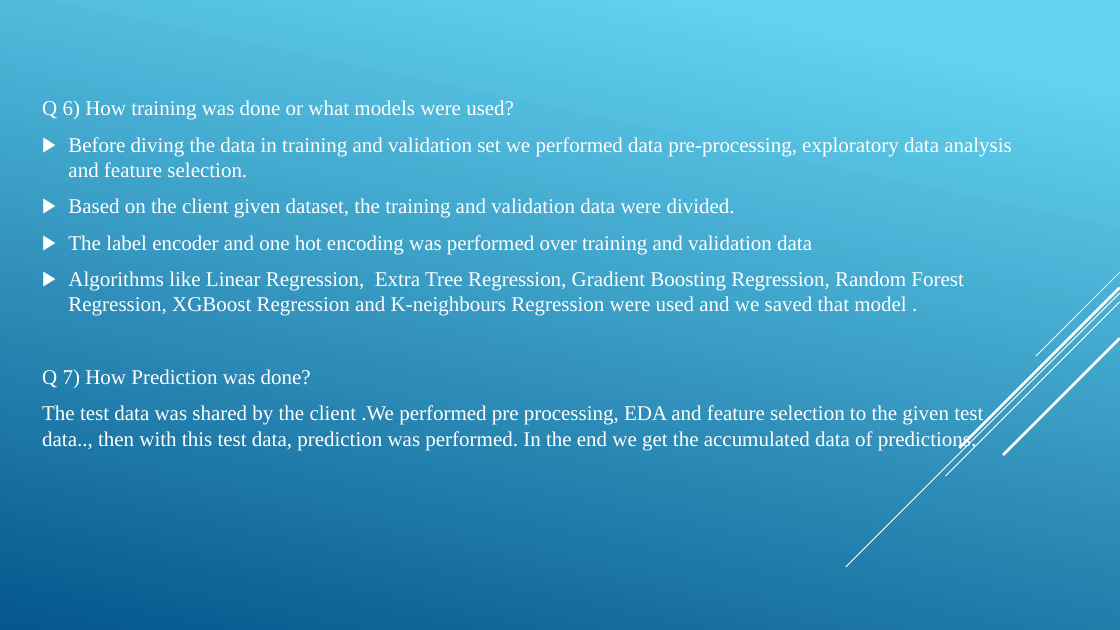
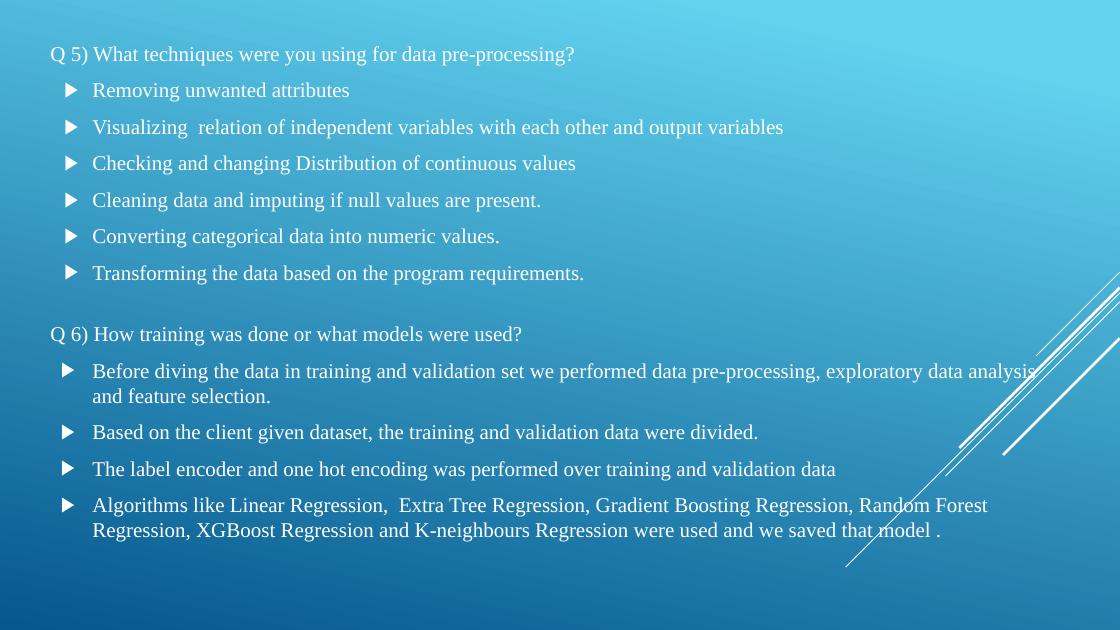
Before and after one commit to ashokkumars01/Stores-Sales-Prediction, a slide deck: slide 10 of Docs/DPR_Store_Sales_Prediction.pptx (slide 11 before the commit). Drawn at 1120x630 pixels with LibreOffice and Linux fonts; fonts in the diff are those of the drawing. Boxes give left, top, right and bottom in pixels: in the first picture for what was removed or moved away, otherwise in the second. Text is boxed around its words. In the diff, an @@ line names an element or a change of style, - is before the commit and + after.

```diff
--- a/Docs/DPR_Store_Sales_Prediction.pptx
+++ b/Docs/DPR_Store_Sales_Prediction.pptx
@@ text "Q 5) What techniques were ...": place and size @@
-text "Q 5) What techniques were ..." at (42, 100, 1012, 450)
+text "Q 5) What techniques were ..." at (50, 46, 1036, 542)
@@ text "Q 5) What techniques were ..." at (50, 46, 1036, 542): vertical alignment middle to top @@
@@ text at (50, 46, 784, 284): paragraphs added @@
+Q 5) What techniques were you using for data pre-processing?
+  ▶ Removing unwanted attributes
+  ▶ Visualizing relation of independent variables with each other and output variables
+  ▶ Checking and changing Distribution of continuous values
+  ▶ Cleaning data and imputing if null values are present.
+  ▶ Converting categorical data into numeric values.
+  ▶ Transforming the data based on the program requirements.
@@ text at (50, 326, 1036, 542): indent changed @@
@@ text at (42, 369, 983, 450): paragraphs removed @@
-Q 7) How Prediction was done?
-The test data was shared by the client .We performed pre processing, EDA and feature selection to the given test data.., then with this test data, prediction was performed. In the end we get the accumulated data of predictions.
```
Also in this commit, not shown: 11 other slides changed, 1 slide removed, 1 other file.
